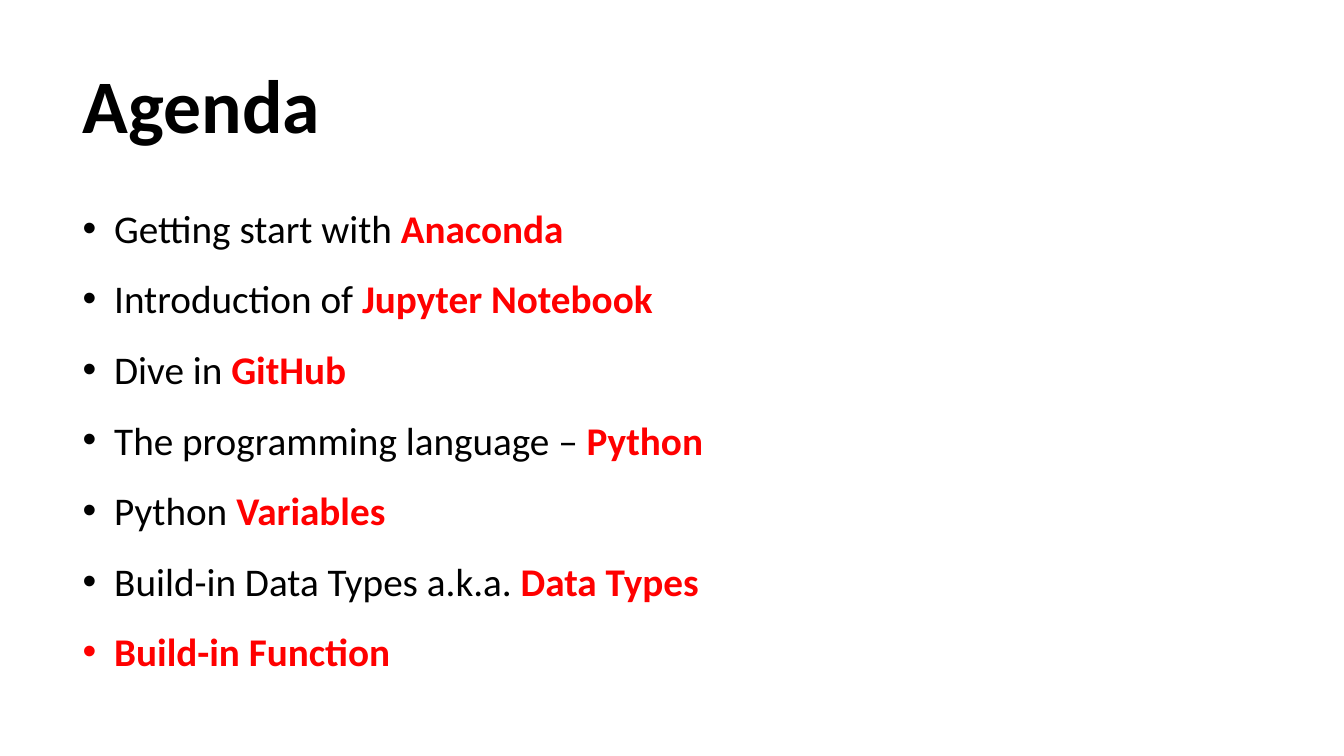
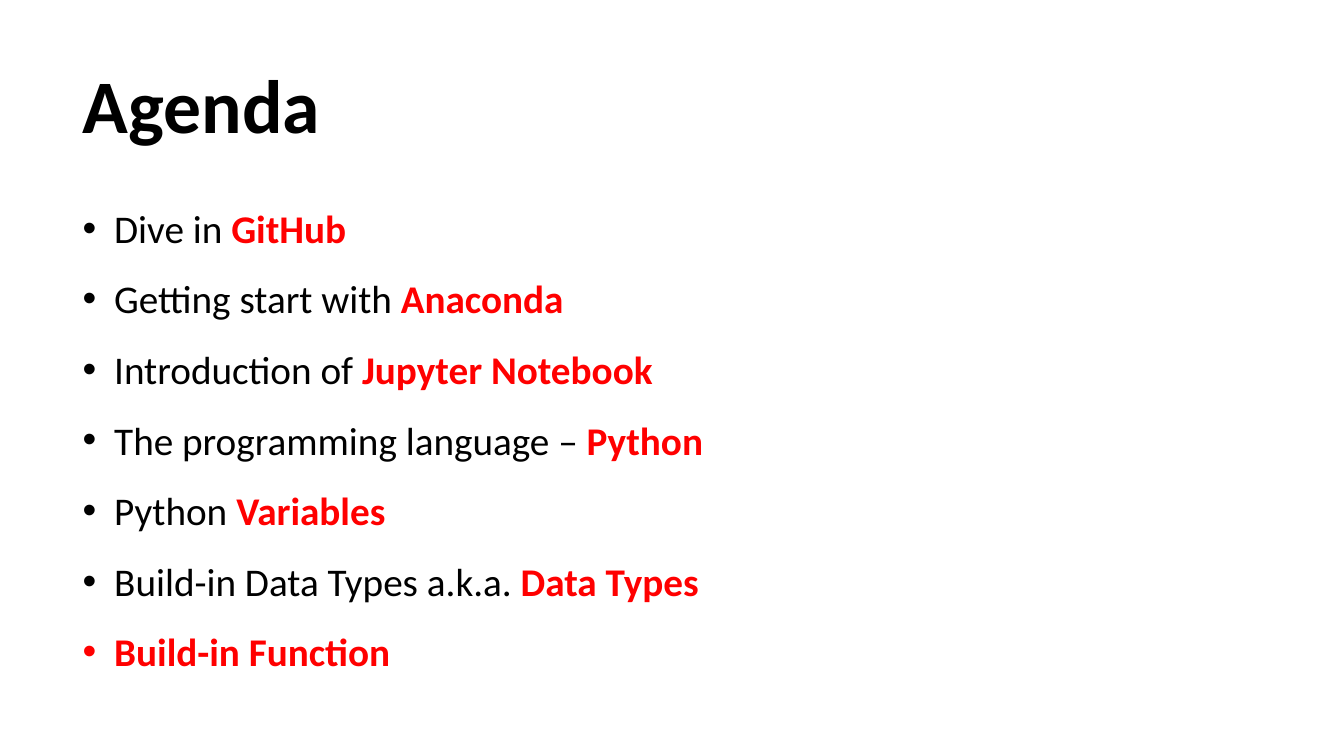
Before and after one commit to SCU-LAWTECH/110-1_LawTech, a slide deck: slide 4 of 20211013-Lesson-1/20211013_LawTech_Course_Overview.pptx. Drawn at 1344x756 pixels with LibreOffice and Linux fonts; fonts in the diff are those of the drawing. Boxes give left, top, right and bottom in pixels: in the first picture for what was removed or moved away, otherwise in the second. Text is boxed around its words. In the diff, an @@ line names an element or a change of style, - is before the commit and + after.

```diff
--- a/20211013-Lesson-1/20211013_LawTech_Course_Overview.pptx
+++ b/20211013-Lesson-1/20211013_LawTech_Course_Overview.pptx
@@ text at (x1=114, y1=215, x2=346, y2=244): paragraph added @@
+• Dive in GitHub
@@ text at (x1=114, y1=356, x2=346, y2=385): paragraph removed @@
-• Dive in GitHub
```
Also in this commit, not shown: 2 other slides changed, 35 slides added, 1 slide removed.
